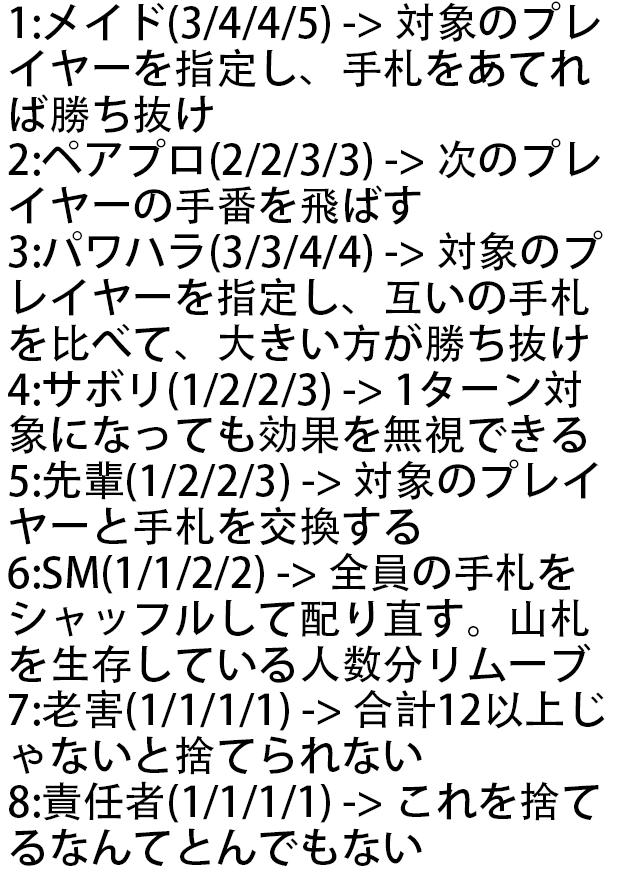
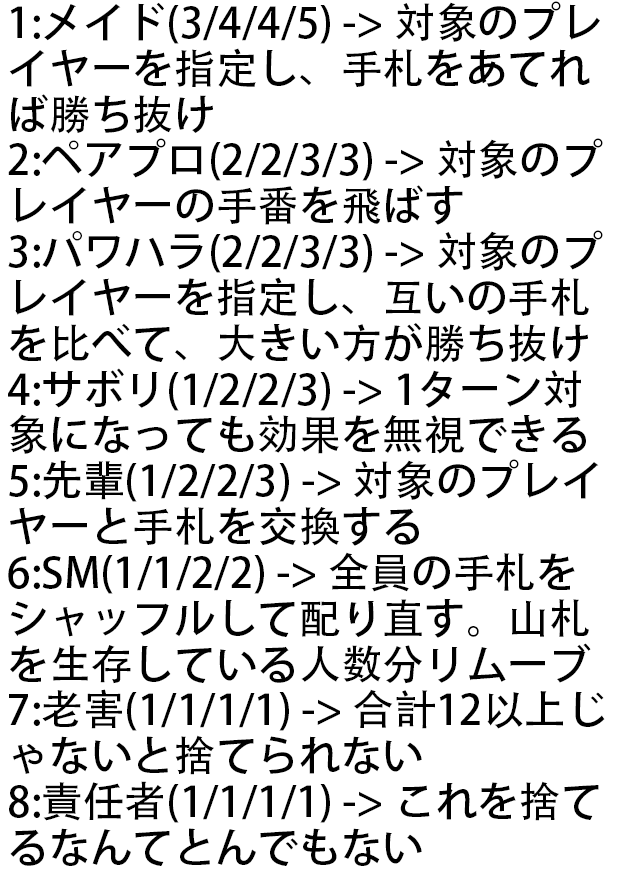
Two versions of the same layered image (625 × 875). Layer-by-layer changes:
renamed "1:メイド(3/4/4/5) -> 対象のプレイヤーを指定し、手札をあてれば勝ち抜け 2:ペアプロ(2/2/3/3) -> 次" to "1:メイド(3/4/4/5) -> 対象のプレイヤーを指定し、手札をあてれば勝ち抜け 2:ペアプロ(2/2/3/3) -> 対", painted on it over left=9, top=138, right=603, bottom=268
